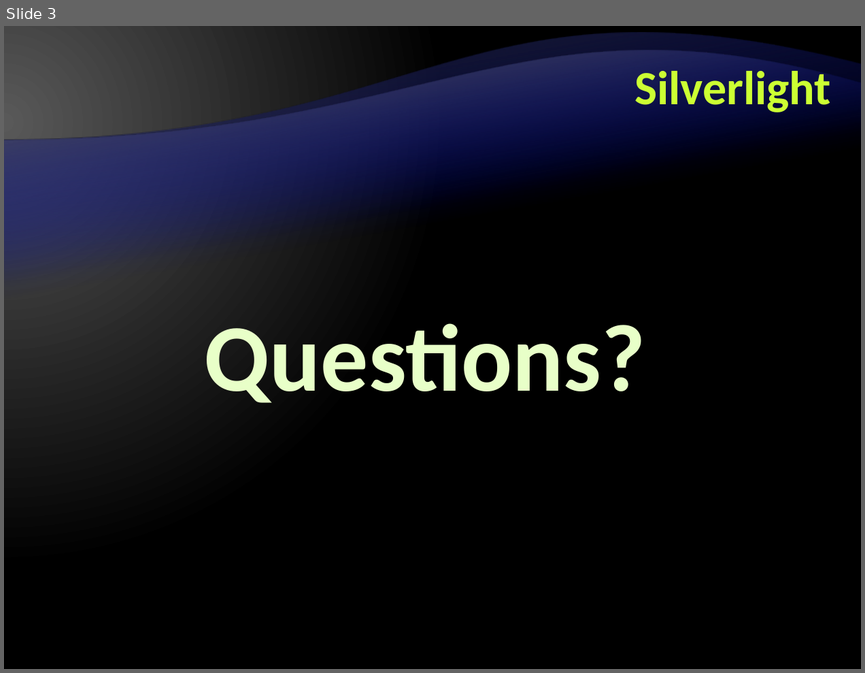
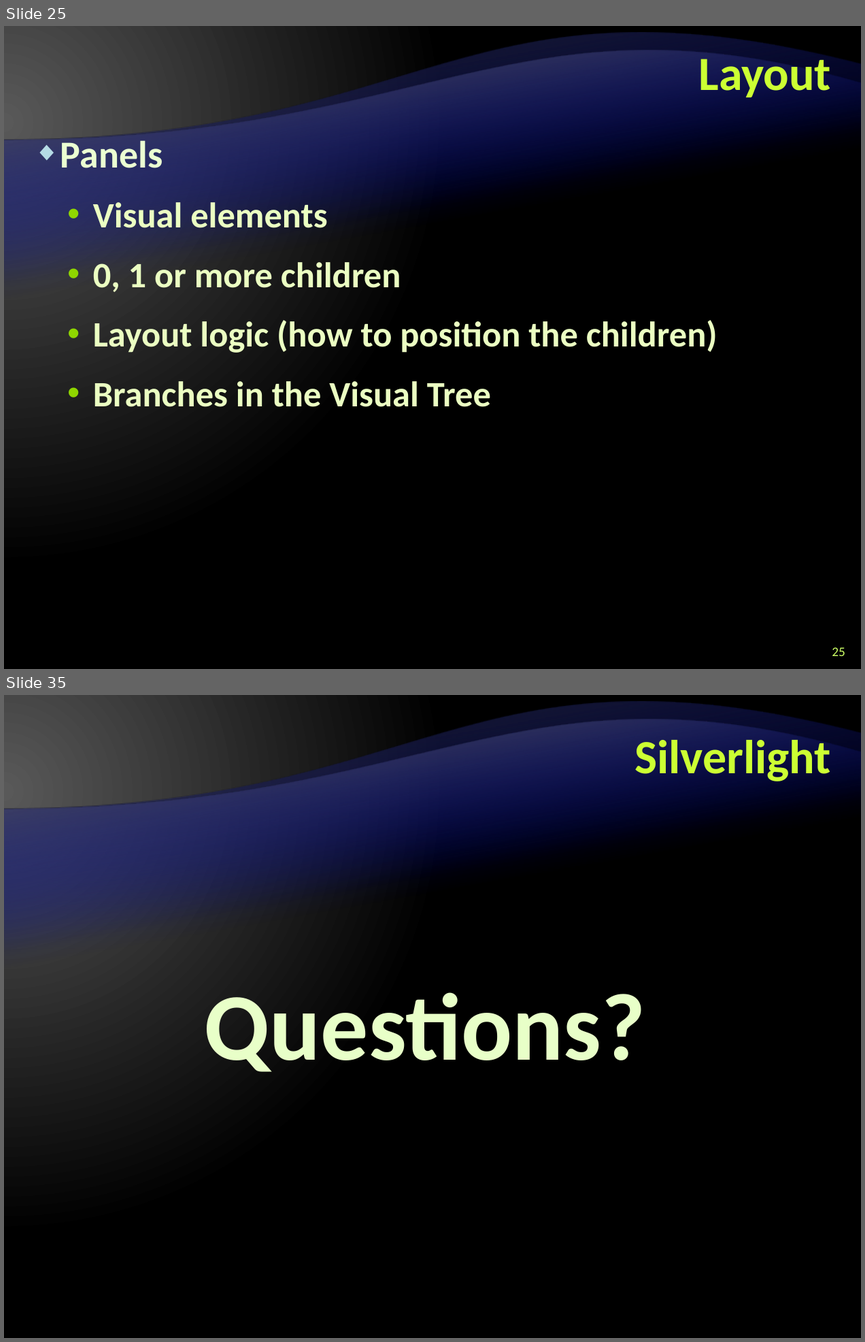
Before and after one commit to Graveheart/aspnetcourse, a slide deck: lectures/12. Silverlight.pptx. Shown one above the other, each under a label of ours: slide 3 before the commit, slides 25 and 35 after it; the slides between them are not shown. The pictures are 865x673 and 865x1342 pixels, drawn with LibreOffice and Linux fonts; fonts in the diff are those of the drawing; background and template pictures are left out. Boxes give left, top, right and bottom in pixels: in the first picture for what was removed or moved away, otherwise in the second. Text is boxed around its words. In the diff, an @@ line names an element or a change of style, - is before the commit and + after.

```diff
--- a/lectures/12. Silverlight.pptx
+++ b/lectures/12. Silverlight.pptx
@@ slide 25 added at bbox=[4, 26, 861, 669], background gradient #595959 to #000000; not listed: 2 template elements that a slide beside it also shows @@
@@ title added at bbox=[699, 50, 831, 97], 40 pt, text #CCFF33, bold @@
+Layout
@@ text added at bbox=[60, 140, 717, 407], 30 pt, text #EBFFC2, bold @@
+◆ Panels
+  • Visual elements
+  • 0, 1 or more children
+  • Layout logic (how to position the children)
+  • Branches in the Visual Tree
@@ page number added at bbox=[832, 647, 844, 656], 11 pt, text #CCFF66 @@
+25
@@ what was slide 3 is now slide 35 @@
```
Also in this commit, not shown: 1 slide changed, 32 other slides added, 1 slide removed, 2 other files.
